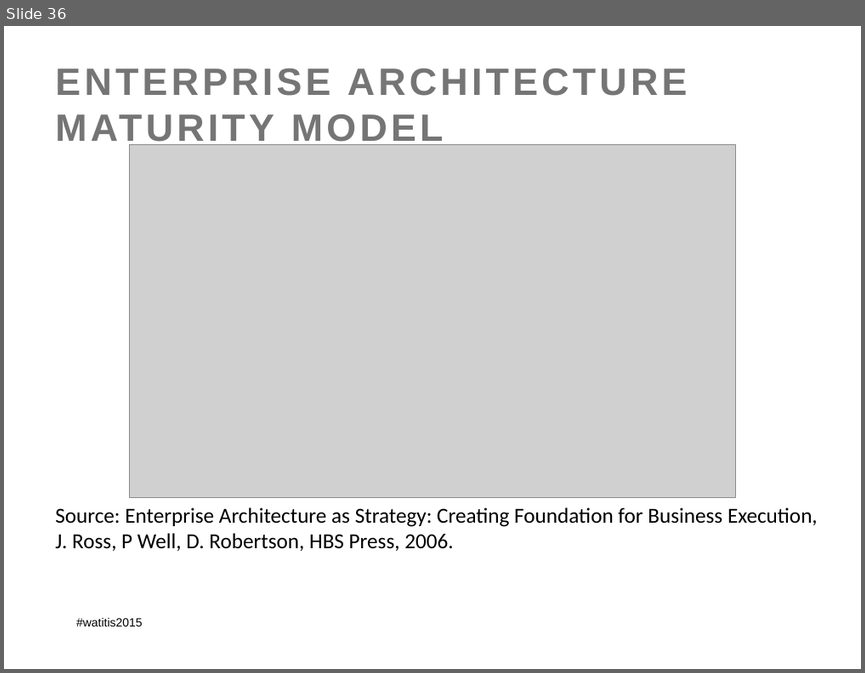
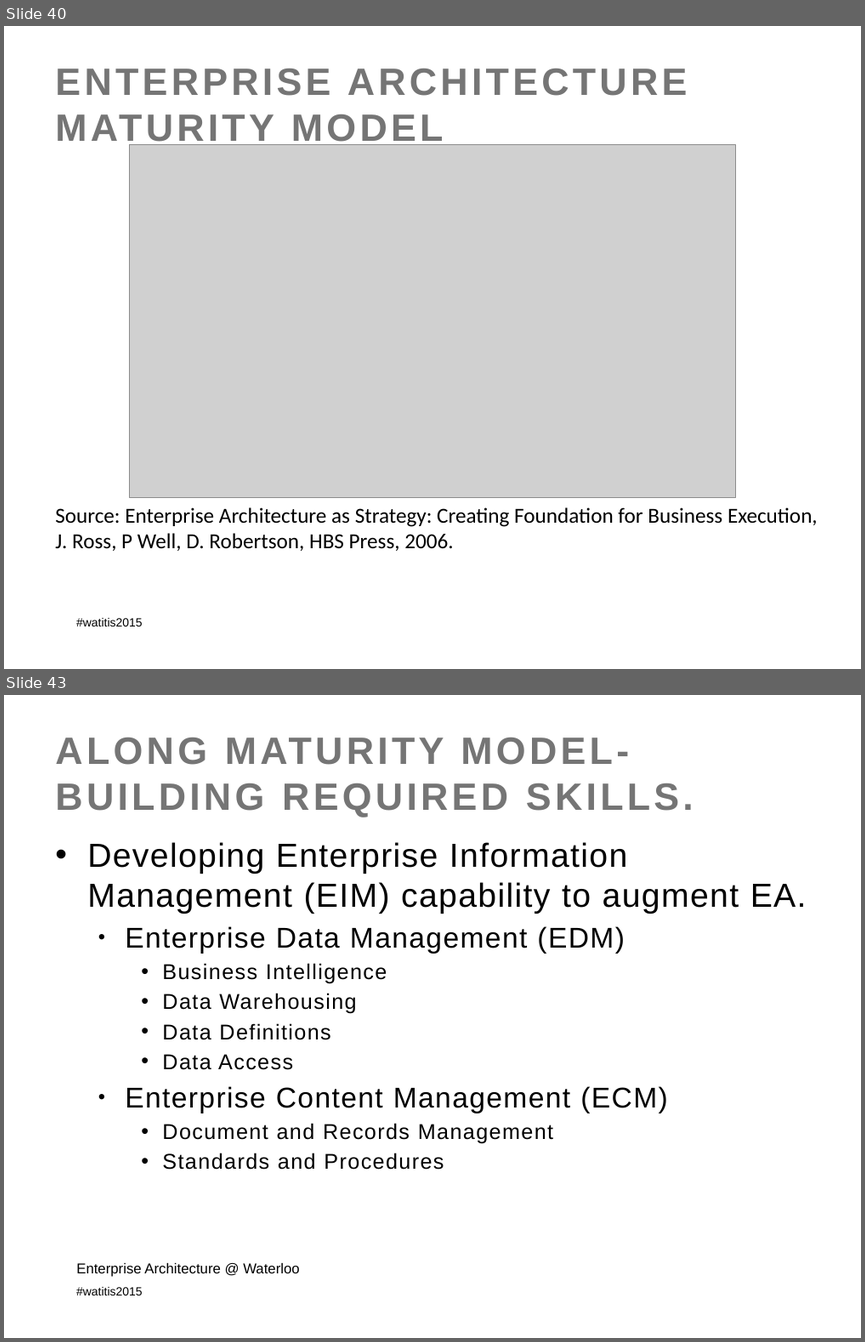
Before and after one commit to colinbellCA/presentation-istea-watitis2015, a slide deck: ISTEA-WatITis2015.pptx. Shown one above the other, each under a label of ours: slide 36 before the commit, slides 40 and 43 after it; the slides between them are not shown. The pictures are 865x673 and 865x1342 pixels, drawn with LibreOffice and Linux fonts; fonts in the diff are those of the drawing; grey boxes stand for pictures; background and template pictures are left out. Boxes give left, top, right and bottom in pixels: in the first picture for what was removed or moved away, otherwise in the second. Text is boxed around its words. In the diff, an @@ line names an element or a change of style, - is before the commit and + after.

```diff
--- a/ISTEA-WatITis2015.pptx
+++ b/ISTEA-WatITis2015.pptx
@@ slide 43 added at box(4, 695, 861, 1338), background picture (left out); not listed: 1 template element that a slide beside it also shows @@
@@ title added at box(55, 737, 693, 817), 32 pt, text #757575, bold @@
+ALONG MATURITY MODEL-
+BUILDING REQUIRED SKILLS.
@@ text added at box(87, 842, 806, 1169), 18 pt, text #000000 @@
+• Developing Enterprise Information Management (EIM) capability to augment EA.
+  • Enterprise Data Management (EDM)
+    • Business Intelligence
+    • Data Warehousing
+    • Data Definitions
+    • Data Access
+  • Enterprise Content Management (ECM)
+    • Document and Records Management
+    • Standards and Procedures
@@ text added at box(76, 1263, 300, 1276), 12 pt, text #000000 @@
+Enterprise Architecture @ Waterloo
@@ what was slide 36 is now slide 40 @@
```
Also in this commit, not shown: 4 slides changed, 12 other slides added, 1 slide removed, 4 other files.
